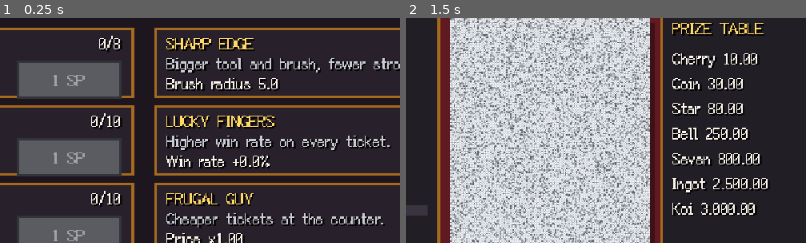
Above: before the commit, frames 1-2 (left to right).
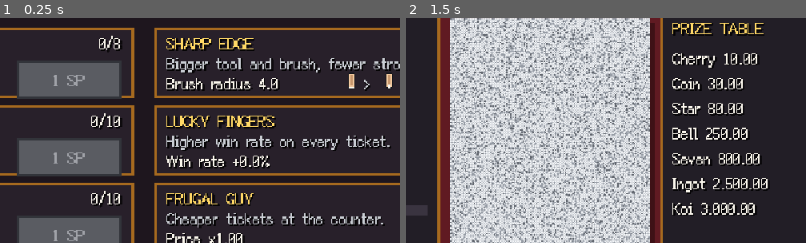
Above: after the commit, the same moments.

Repository: LionelWangs/lionel-game
Game: Godot game, scene res://scenes/skills.tscn
Same seed, same stepped clock (60 frames per second), same inputs: the game is played once before the commit and once after it. This scene is started directly instead of the project's main scene.
Inputs:
- Up to frame 1 (0.25 s): no input
- Up to frame 2 (1.5 s): click "BACK" at 0.5 s; click "SKILLS" at 1.25 s
The pictures show only the part of the screen within x 32-82%, y 12-62%; the shares and areas given below are measured in that part.

The runs differ from the first frame. In frame 1, 0.3% of the frame differs, in the area x 64-98%, y 24-33%; in frame 2, nothing differs.

Commit message:
Use enlarged custom mouse cursors for scratch tools

Diff:
--- a/scripts/game.gd
+++ b/scripts/game.gd
@@ -44,6 +44,7 @@
 var _prize_label: Label
 var _tool_icon: TextureRect
 var _tool_label: Label
+var _cursor_tool := -1
 var _sfx_small: AudioStreamPlayer
 var _sfx_medium: AudioStreamPlayer
 var _sfx_jackpot: AudioStreamPlayer
@@ -335,7 +336,7 @@
 		GameState.save()
 	var gained := GameState.add_xp(GameState.xp_per_ticket())
 	if gained > 0:
-			_show_toast(tr("LEVEL UP!  Lv %d  +%d SP") % [GameState.level, gained * GameState.SP_PER_LEVEL])
+		_show_toast(tr("LEVEL UP!  Lv %d  +%d SP") % [GameState.level, gained * GameState.SP_PER_LEVEL])
 	_buy_button.disabled = false
 	_refresh_hud()
 
@@ -344,9 +345,7 @@
 	var grid := GameState.ticket_grid
 	_jackpot_label.text = tr("JACKPOT POOL %s") % Ui.money(GameState.pool(grid))
 	_ticket_label.text = "%s  %dx%d" % [Tickets.name_of(grid), grid, grid]
-	var edge := SkillTree.level(GameState.skills, "edge")
-	_tool_icon.texture = PixelArt.tool_texture(edge)
-	_tool_label.text = tr("TOOL: %s") % tr(PixelArt.tool_name_key(edge))
+	_apply_tool_cursor()
 	_stat_label.text = tr("TICKETS %d") % GameState.tickets
 	_info_label.text = "\n".join([
 		tr("LEVEL %d    SP %d") % [GameState.level, GameState.skill_points],
@@ -372,6 +371,23 @@
 	_shelf_button.disabled = not _buy_button.disabled or _shelf_root.visible
 
 
+## HUD 工具图标 + 直接把系统鼠标指针换成当前工具（尺寸随等级变大）
+func _apply_tool_cursor() -> void:
+	var edge := SkillTree.level(GameState.skills, "edge")
+	_tool_icon.texture = PixelArt.tool_texture(edge)
+	_tool_label.text = tr("TOOL: %s") % tr(PixelArt.tool_name_key(edge))
+	if _cursor_tool == edge:
+		return
+	_cursor_tool = edge
+	Input.set_custom_mouse_cursor(
+		PixelArt.tool_cursor_texture(edge), Input.CURSOR_ARROW, PixelArt.tool_cursor_hotspot(edge))
+
+
+func _exit_tree() -> void:
+	# 离开游戏场景恢复系统默认指针
+	Input.set_custom_mouse_cursor(null)
+
+
 func _show_banner(text: String, color: Color, hold := 1.0) -> void:
 	if _shot != "":
 		hold = 30.0
@@ -596,6 +612,7 @@
 		await SceneDirector.save_shot("touch")
 		return
 	if _shot == "--shot-mouse":
+		_card.preview_tool = true
 		await _simulate_mouse_scratch()
 		await get_tree().create_timer(0.2).timeout
 		print("MOUSE 进度=%.2f 正在刮=%s" % [_card.progress, _card.scratching])
@@ -612,6 +629,7 @@
 		return
 	if _shot == "--shot-tool" or _shot == "--shot-toolmax":
 		# 只刮一点点，避免触发自动清屏把工具收起来
+		_card.preview_tool = true
 		var p := CARD_POS + Vector2(56, 56)
 		_send_mouse_button(p, true)
 		await get_tree().process_frame
@@ -619,8 +637,13 @@
 			p += Vector2(14.0, 9.0)
 			_send_mouse_motion(p, Vector2(14.0, 9.0))
 			await get_tree().process_frame
-		print("TOOL 光标 level=%d name=%s 进度=%.2f" % [
-			_card.tool_level, PixelArt.tool_name_key(_card.tool_level), _card.progress,
+		var info := _card.debug_tool_info()
+		var edge_now := SkillTree.level(GameState.skills, "edge")
+		print("TOOL 光标 level=%d name=%s 票面放大=%dx 贴图=%dpx 可见=%s 系统光标=%dx%d 进度=%.2f" % [
+			info.level, info.name, info.scale, info.texture, info.visible,
+			PixelArt.tool_cursor_texture(edge_now).get_width(),
+			PixelArt.tool_cursor_texture(edge_now).get_height(),
+			_card.progress,
 		])
 		await get_tree().create_timer(0.2).timeout
 		await SceneDirector.save_shot("tool" if _shot == "--shot-tool" else "toolmax")
--- a/scripts/pixel_art.gd
+++ b/scripts/pixel_art.gd
@@ -362,6 +362,47 @@
 	return _tool_textures[index]
 
 
+## 鼠标光标的放大倍数：越到后面越有分量，升级一眼能看出来
+const TOOL_CURSOR_SCALES := [2, 3, 3, 4, 4, 5, 5]
+## 触屏时画在手指上方的放大倍数（游戏内坐标）
+const TOOL_TOUCH_SCALES := [2, 2, 2, 3, 3, 3, 3]
+
+
+static func tool_cursor_scale(edge_level: int) -> int:
+	return TOOL_CURSOR_SCALES[tool_index(edge_level)]
+
+
+static func tool_touch_scale(edge_level: int) -> int:
+	return TOOL_TOUCH_SCALES[tool_index(edge_level)]
+
+
+## 整数倍放大（最近邻），保持像素锐利
+static func tool_image_scaled(edge_level: int, scale: int) -> Image:
+	var img := tool_image(edge_level)
+	var factor := maxi(1, scale)
+	if factor > 1:
+		img.resize(img.get_width() * factor, img.get_height() * factor, Image.INTERPOLATE_NEAREST)
+	return img
+
+
+static var _cursor_textures: Dictionary = {}
+
+
+## 系统鼠标指针贴图：按档位放大后缓存
+static func tool_cursor_texture(edge_level: int) -> ImageTexture:
+	var index := tool_index(edge_level)
+	if not _cursor_textures.has(index):
+		_cursor_textures[index] = ImageTexture.create_from_image(
+			tool_image_scaled(index, TOOL_CURSOR_SCALES[index]))
+	return _cursor_textures[index]
+
+
+## 光标热点：工具着力点在放大贴图里的坐标
+static func tool_cursor_hotspot(edge_level: int) -> Vector2:
+	var index := tool_index(edge_level)
+	return tool_anchor(index) * float(TOOL_CURSOR_SCALES[index])
+
+
 static func draw_sprite(img: Image, rows: Array, ox: int, oy: int) -> void:
 	for y in rows.size():
 		var row: String = rows[y]
--- a/scripts/scratch_card.gd
+++ b/scripts/scratch_card.gd
@@ -26,6 +26,8 @@
 var auto_instant := false
 ## 当前刮擦工具（= SHARP EDGE 等级），决定光标图案
 var tool_level := 0
+## 截图自检用：鼠标输入时也把工具画在票面上（系统光标不会进截图）
+var preview_tool := false
 
 var _grid := 3
 var _cells: Array = []
@@ -48,6 +50,7 @@
 var _drag_speed := 0.0
 var _tool_pivot: Node2D
 var _tool_sprite: Sprite2D
+var _tool_scale := 1
 
 
 func setup(board: Dictionary, radius := 7.0, auto_speed := 0.0, instant := false, edge_level := 0) -> void:
@@ -98,6 +101,8 @@
 	_tool_sprite = Sprite2D.new()
 	_tool_sprite.centered = false
 	_tool_sprite.texture = _tool_texture(tool_level)
+	_tool_scale = PixelArt.tool_touch_scale(tool_level)
+	_tool_sprite.scale = Vector2(_tool_scale, _tool_scale)
 	_tool_pivot.add_child(_tool_sprite)
 	_apply_tool_anchor()
 
@@ -108,11 +113,13 @@
 		return
 	tool_level = index
 	_tool_sprite.texture = _tool_texture(tool_level)
+	_tool_scale = PixelArt.tool_touch_scale(tool_level)
+	_tool_sprite.scale = Vector2(_tool_scale, _tool_scale)
 	_apply_tool_anchor()
 
 
 func _apply_tool_anchor() -> void:
-	_tool_sprite.position = -PixelArt.tool_anchor(tool_level)
+	_tool_sprite.position = -PixelArt.tool_anchor(tool_level) * float(_tool_scale)
 
 
 func _tool_texture(edge_level: int) -> ImageTexture:
@@ -131,6 +138,17 @@
 func _hide_tool() -> void:
 	if _tool_pivot != null:
 		_tool_pivot.visible = false
+
+
+## 供截图自检输出工具状态
+func debug_tool_info() -> Dictionary:
+	return {
+		"level": tool_level,
+		"name": PixelArt.tool_name_key(tool_level),
+		"scale": _tool_scale,
+		"visible": _tool_pivot != null and _tool_pivot.visible,
+		"texture": 0 if _tool_sprite == null else int(_tool_sprite.texture.get_width()),
+	}
 
 
 func _process(delta: float) -> void:
@@ -204,19 +222,21 @@
 			var p := to_local(event.position)
 			if _hit(p):
 				scratching = true
-				_move_tool(p)
+				if preview_tool:
+					_move_tool(p)
 				erase_at(p)
 		else:
 			scratching = false
 	elif event is InputEventMouseMotion:
 		var mp := to_local(event.position)
-		if _hit(mp):
+		# 鼠标用系统自定义指针（大图），票面里不重复画工具；截图自检时例外
+		if preview_tool and _hit(mp):
 			_move_tool(mp, event.relative)
-			if scratching:
-				_drag_speed = event.relative.length()
-				erase_at(mp)
-		else:
+		elif not preview_tool and _tool_pivot != null and _tool_pivot.visible:
 			_hide_tool()
+		if scratching and _hit(mp):
+			_drag_speed = event.relative.length()
+			erase_at(mp)
 
 
 func erase_at(p: Vector2) -> void:
--- a/scripts/skills.gd
+++ b/scripts/skills.gd
@@ -79,7 +79,8 @@
 
 
 static func brush_radius(skills: Dictionary) -> float:
-	return 5.0 + float(level(skills, "edge"))
+	# 工具越大刮面越大：1 级约 6px，满级接近 15px 半径
+	return 4.0 + float(level(skills, "edge")) * 1.8
 
 
 ## 自动刮卡速度（每秒刮开卡面的百分比）
--- a/scripts/skills_scene.gd
+++ b/scripts/skills_scene.gd
@@ -12,6 +12,7 @@
 var _points: Label
 var _cards: Dictionary = {}
 var _debug_panel: DebugPanel
+var _toast: Label
 
 
 func _ready() -> void:
@@ -67,8 +68,34 @@
 		var effect := Ui.make_label(self, "", pos + Vector2(10, 36), 12, PixelArt.C_PAPER)
 		var button := Ui.make_button(self, "1 SP", pos + Vector2(CARD_W - 94.0, 26), Vector2(84, 26))
 		button.pressed.connect(_buy.bind(id))
-		_cards[id] = {"level": level_label, "effect": effect, "button": button}
+		var tools := _build_tool_preview(id, pos)
+		_cards[id] = {"level": level_label, "effect": effect, "button": button, "tools": tools}
+
+	_toast = Ui.make_label(self, "", Vector2(0, 322), 12, PixelArt.C_GOLD_LIGHT)
+	_toast.size = Vector2(640, 18)
+	_toast.horizontal_alignment = HORIZONTAL_ALIGNMENT_CENTER
+	_toast.modulate.a = 0.0
 	_refresh()
+
+
+## 锋利刮刀这张卡额外画「当前工具 → 下一档工具」预览
+func _build_tool_preview(id: String, pos: Vector2) -> Dictionary:
+	if id != "edge":
+		return {}
+	var current := TextureRect.new()
+	current.texture_filter = CanvasItem.TEXTURE_FILTER_NEAREST
+	current.position = pos + Vector2(150, 34)
+	current.size = Vector2(16, 16)
+	current.mouse_filter = Control.MOUSE_FILTER_IGNORE
+	add_child(current)
+	Ui.make_label(self, ">", pos + Vector2(168, 36), 12, PixelArt.C_SILVER_2)
+	var next := TextureRect.new()
+	next.texture_filter = CanvasItem.TEXTURE_FILTER_NEAREST
+	next.position = pos + Vector2(180, 34)
+	next.size = Vector2(16, 16)
+	next.mouse_filter = Control.MOUSE_FILTER_IGNORE
+	add_child(next)
+	return {"current": current, "next": next}
 
 
 func _refresh() -> void:
@@ -88,6 +115,11 @@
 			var cost := SkillTree.cost(lv + 1)
 			button.text = tr("%d SP") % cost
 			button.disabled = GameState.skill_points < cost
+		if not card.tools.is_empty():
+			var top := PixelArt.TOOLS.size() - 1
+			card.tools.current.texture = PixelArt.tool_texture(lv)
+			card.tools.next.texture = PixelArt.tool_texture(mini(lv + 1, top))
+			card.tools.next.modulate.a = 0.3 if lv >= top else 1.0
 
 
 func _buy(id: String) -> void:
@@ -95,6 +127,18 @@
 		return
 	if GameState.buy_skill(id):
 		_refresh()
+		if id == "edge":
+			_show_tool_toast()
+
+
+## 换工具时给个明确反馈，避免「升了级没感觉」
+func _show_tool_toast() -> void:
+	var edge := SkillTree.level(GameState.skills, "edge")
+	_toast.text = tr("SHARP EDGE Lv %d · %s") % [edge, tr(PixelArt.tool_name_key(edge))]
+	_toast.modulate.a = 1.0
+	var tween := create_tween()
+	tween.tween_interval(1.4)
+	tween.tween_property(_toast, "modulate:a", 0.0, 0.4)
 
 
 func _back() -> void:
--- a/tools/test_locale.gd
+++ b/tools/test_locale.gd
@@ -26,6 +26,7 @@
 	"JACKPOT FEED", "SOFT LANDING", "MENTOR", "Bigger tool and brush, fewer strokes.",
 	"The card scratches itself.", "Higher win rate on every ticket.",
 	"TOOL: %s", "FINGER", "LONG NAIL", "SCRAPER", "SHOVEL", "COIN", "SPATULA", "GOLD SHOVEL",
+	"SHARP EDGE Lv %d · %s",
 	"Bigger payouts on every win.", "Cheaper tickets at the counter.",
 	"The jackpot pool grows faster.", "Near misses pay a consolation.",
 	"More XP from every ticket.", "Brush radius %.1f", "Fully automatic",
--- a/tools/test_tools.gd
+++ b/tools/test_tools.gd
@@ -43,6 +43,26 @@
 	ok = _check(ok, PixelArt.tool_texture(2) == PixelArt.tool_texture(2), "同一档位贴图命中缓存")
 	ok = _check(ok, PixelArt.tool_texture(2) != PixelArt.tool_texture(3), "不同档位贴图不同")
 
+	var last_size := 0
+	for level in PixelArt.TOOLS.size():
+		var name := PixelArt.tool_name_key(level)
+		var scale := PixelArt.tool_cursor_scale(level)
+		var cursor := PixelArt.tool_cursor_texture(level)
+		var size := cursor.get_width()
+		ok = _check(ok, size == 16 * scale, "%s 光标 %dx%d（x%d）" % [name, size, size, scale])
+		ok = _check(ok, size >= last_size, "%s 光标不小于上一档" % name)
+		last_size = size
+
+		var hotspot := PixelArt.tool_cursor_hotspot(level)
+		ok = _check(ok, hotspot.x >= 0.0 and hotspot.x < float(size)
+			and hotspot.y >= 0.0 and hotspot.y < float(size),
+			"%s 光标热点 %s 在贴图内" % [name, hotspot])
+		ok = _check(ok, PixelArt.tool_touch_scale(level) >= 2,
+			"%s 触屏贴图放大 %d 倍" % [name, PixelArt.tool_touch_scale(level)])
+
+	ok = _check(ok, PixelArt.tool_cursor_texture(6).get_width() >= 64,
+		"满级光标足够大：%dpx" % PixelArt.tool_cursor_texture(6).get_width())
+
 	print("工具阶梯: " + " -> ".join(PixelArt.TOOL_NAMES))
 	print("PASS 刮擦工具自检" if ok else "FAIL 刮擦工具自检")
 	quit(0 if ok else 1)
Binary file changed: assets/fonts/fusion_pixel_12px_zh_cn.ttf
Not shown, changed: localization/zh_CN.po
Not shown, changed: README.md
Not shown, changed: build/web/index.html
Not shown, changed: build/web/index.pck
